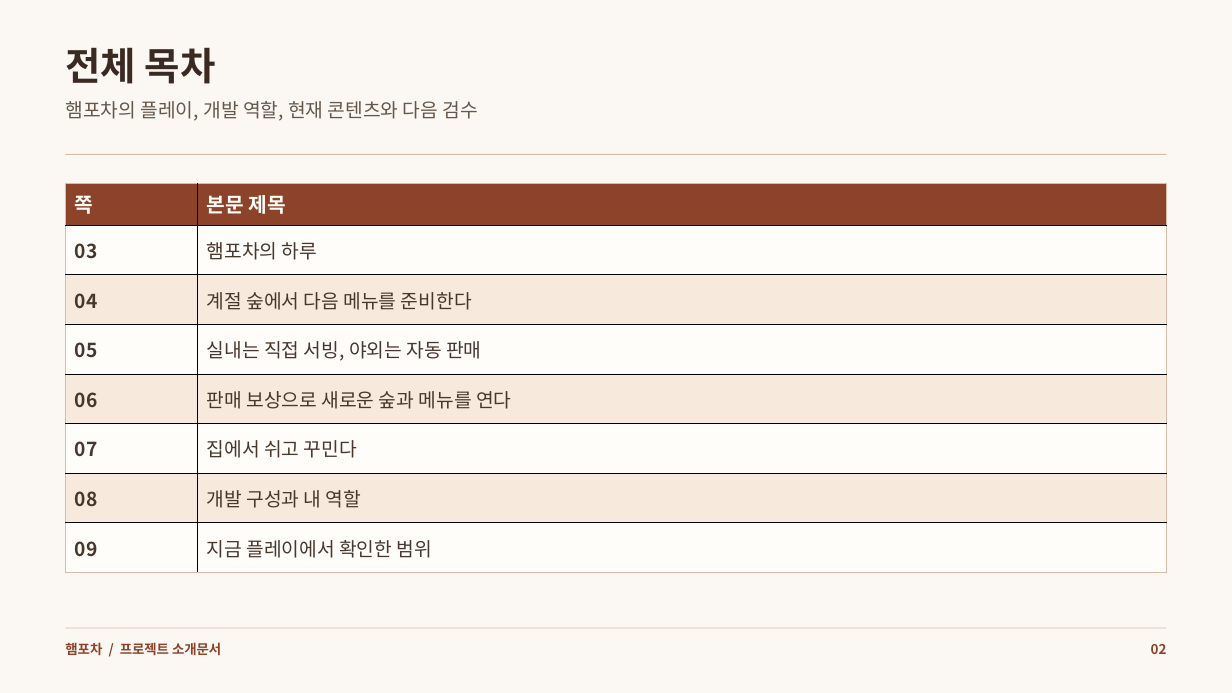
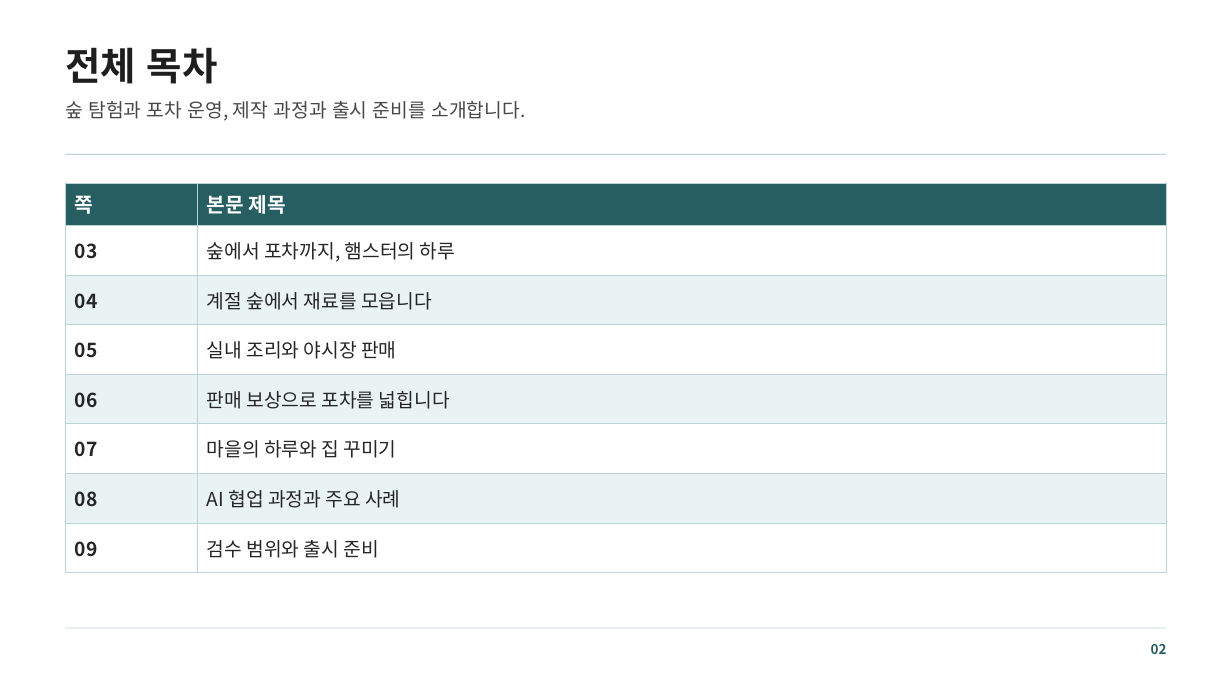
Before and after one commit to mjoon31/mjoon31, a slide deck: slide 2 of docs/assets/resources/ham-pocha/introduction.pptx. Drawn at 1232x693 pixels with LibreOffice and Linux fonts; fonts in the diff are those of the drawing. Boxes give left, top, right and bottom in pixels: in the first picture for what was removed or moved away, otherwise in the second. Text is boxed around its words. In the diff, an @@ line names an element or a change of style, - is before the commit and + after.

```diff
--- a/docs/assets/resources/ham-pocha/introduction.pptx
+++ b/docs/assets/resources/ham-pocha/introduction.pptx
@@ background #FBF8F3 to #FFFFFF @@
@@ text "전체 목차" at (65, 47, 218, 84): text colour #3B2A22 to #1E1E1E @@
@@ text at (65, 101, 525, 121): text changed; text colour #67574B to #484848 @@
-햄포차의 플레이, 개발 역할, 현재 콘텐츠와 다음 검수
+숲 탐험과 포차 운영, 제작 과정과 출시 준비를 소개합니다.
@@ rectangle at (66, 154, 1167, 155): fill #D8BCA7 to #BCD4D5 @@
@@ table at (66, 183, 1167, 573) @@
-row 2, column 2: 햄포차의 하루
+row 2, column 2: 숲에서 포차까지, 햄스터의 하루
-row 3, column 2: 계절 숲에서 다음 메뉴를 준비한다
+row 3, column 2: 계절 숲에서 재료를 모읍니다
-row 4, column 2: 실내는 직접 서빙, 야외는 자동 판매
+row 4, column 2: 실내 조리와 야시장 판매
-row 5, column 2: 판매 보상으로 새로운 숲과 메뉴를 연다
+row 5, column 2: 판매 보상으로 포차를 넓힙니다
-row 6, column 2: 집에서 쉬고 꾸민다
+row 6, column 2: 마을의 하루와 집 꾸미기
-row 7, column 2: 개발 구성과 내 역할
+row 7, column 2: AI 협업 과정과 주요 사례
-row 8, column 2: 지금 플레이에서 확인한 범위
+row 8, column 2: 검수 범위와 출시 준비
@@ fill #8C4329 to #265E62 in row 1 @@
@@ fill #FFFDF9 to #FFFFFF in 8 cells @@
@@ fill #F7EADD to #E9F3F3 in 6 cells @@
@@ text colour #FFFDF9 to #FFFFFF in "쪽", "본문 제목" @@
@@ text colour #48372D to #262626 in "03", "04", "05", "06" and 3 more places @@
@@ borders changed @@
@@ rectangle at (66, 628, 1167, 628): fill #D8BCA7 to #BCD4D5 @@
@@ text removed at (65, 642, 221, 656) @@
-햄포차 / 프로젝트 소개문서
@@ text "02" at (1151, 644, 1167, 654): text colour #8C4329 to #265E62 @@
```
Also in this commit, not shown: 8 other slides changed, 28 other files.
